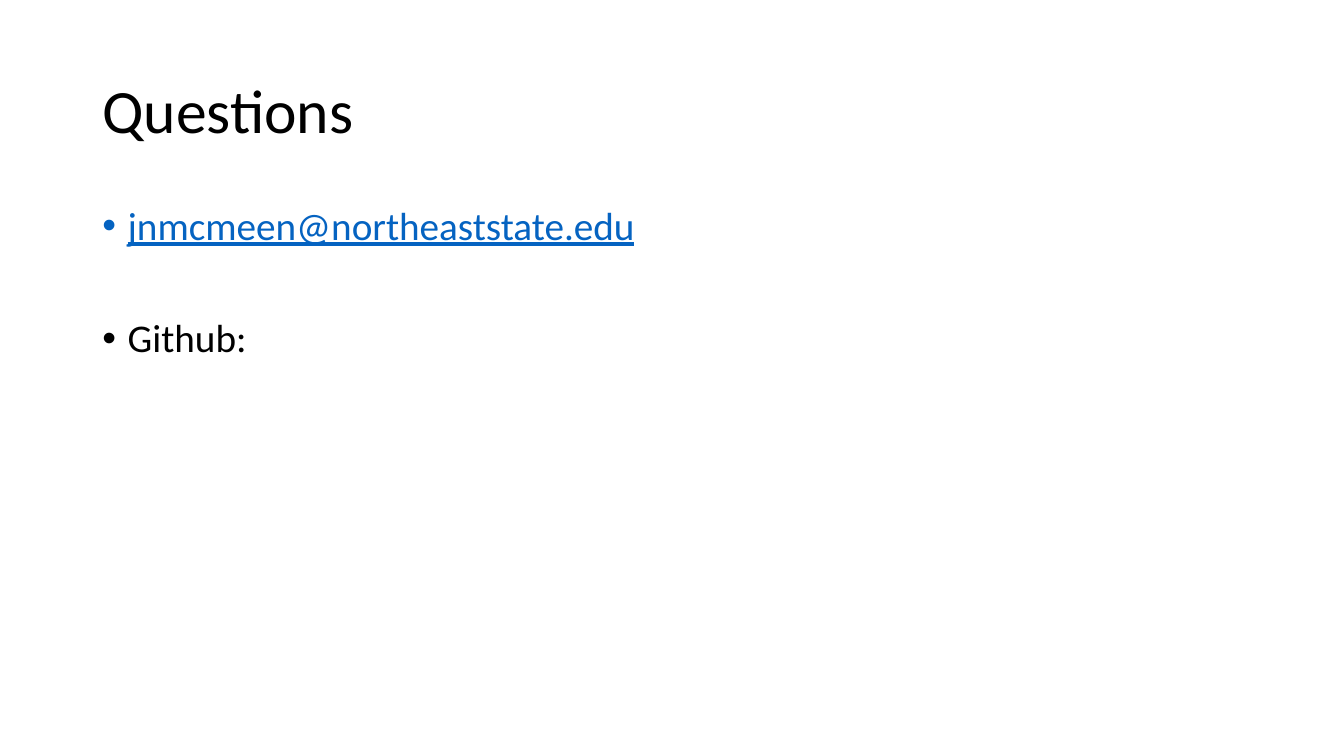
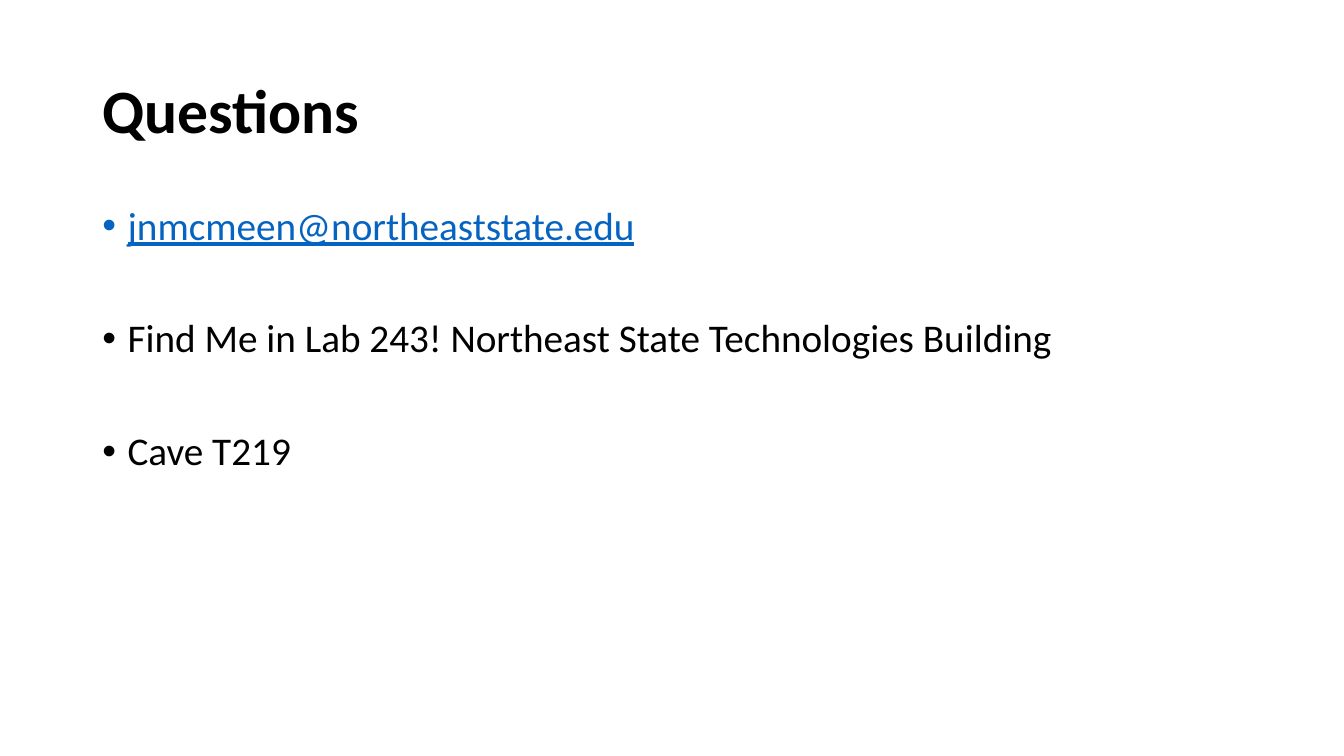
Before and after one commit to jmcmeen/novus-retro, a slide deck: slide 9 of presentation/Evolving Neural Networks for Retro Video Games.pptx. Drawn at 1344x756 pixels with LibreOffice and Linux fonts; fonts in the diff are those of the drawing; background and template pictures are left out. Boxes give left, top, right and bottom in pixels: in the first picture for what was removed or moved away, otherwise in the second. Text is boxed around its words. In the diff, an @@ line names an element or a change of style, - is before the commit and + after.

```diff
--- a/presentation/Evolving Neural Networks for Retro Video Games.pptx
+++ b/presentation/Evolving Neural Networks for Retro Video Games.pptx
@@ title "Questions" at (102,89,359,141): bold on @@
@@ text at (128,324,1051,466): text changed @@
-• Github:
+• Find Me in Lab 243! Northeast State Technologies Building
+• Cave T219
```
Also in this commit, not shown: 7 other slides changed, 2 slides added, 2 slides removed, 2 other files.
